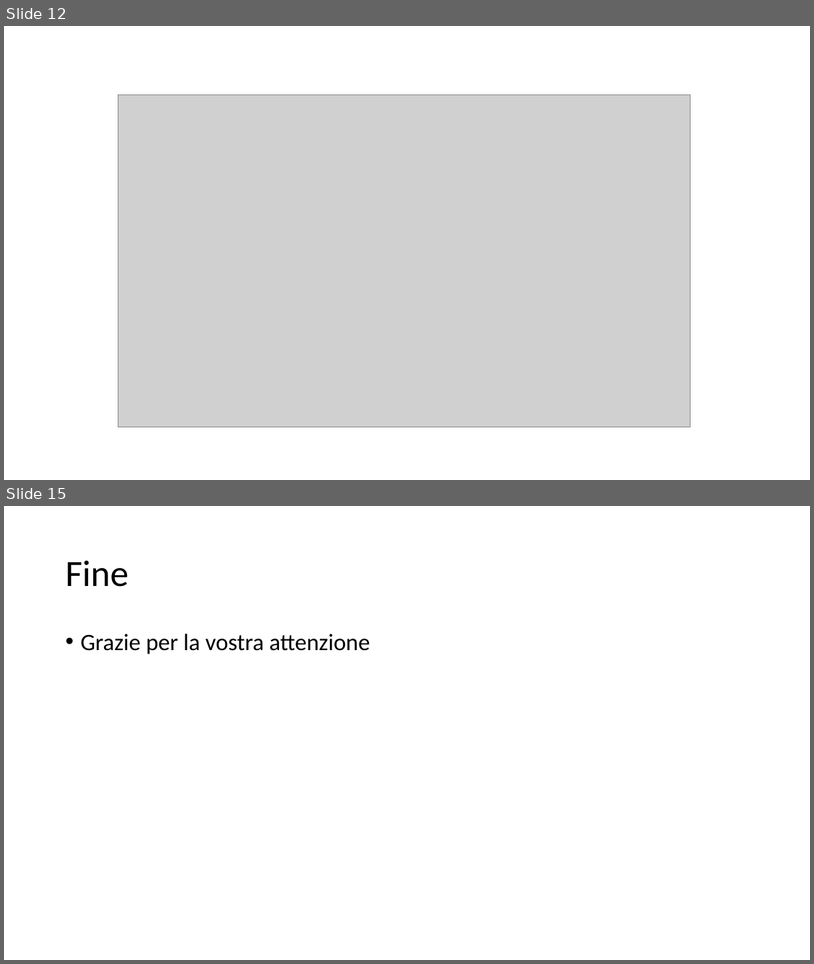
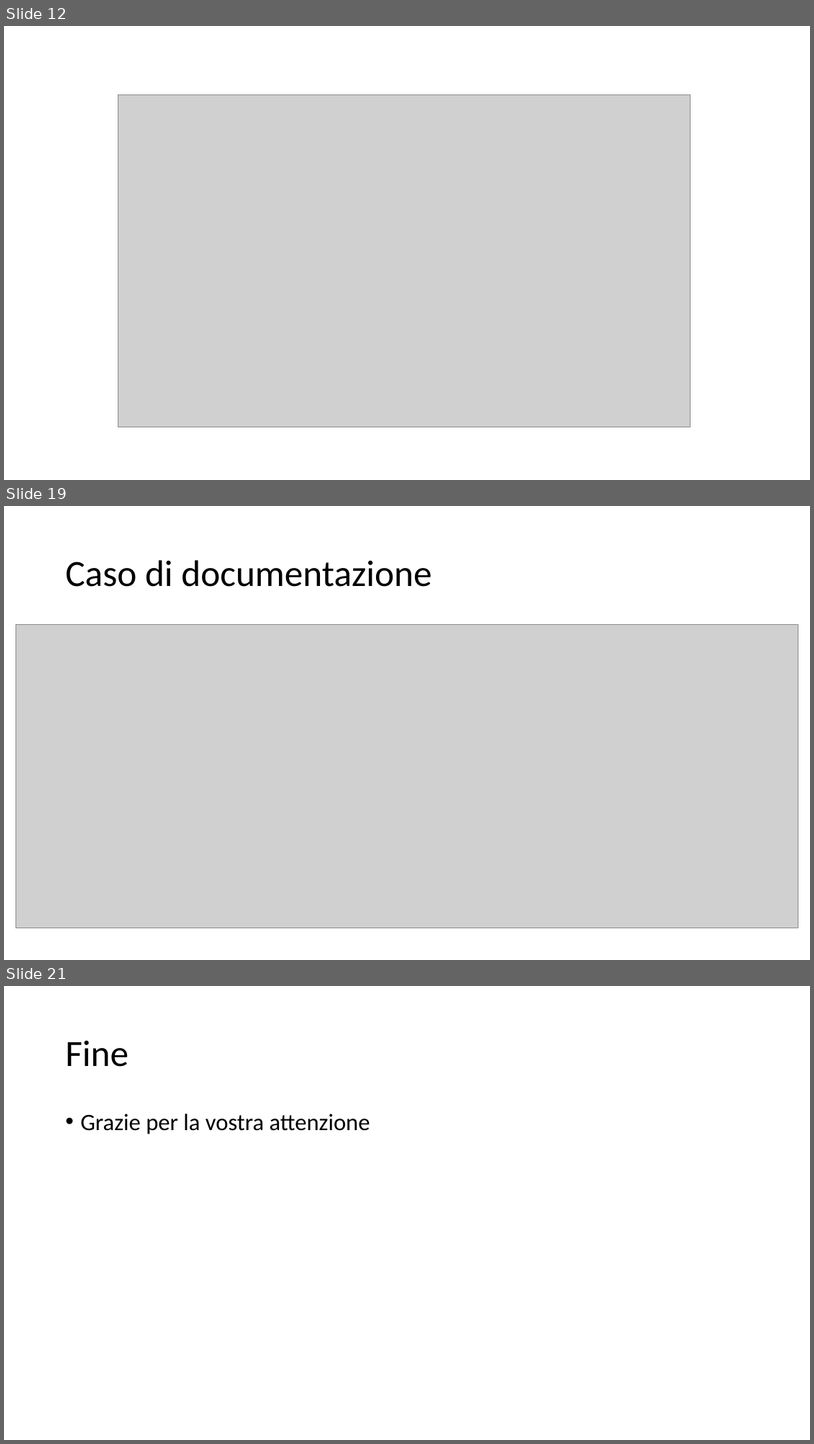
Before and after one commit to bryanbeffa/Knowledge-Base, a slide deck: Presentation/Knowledge Base.pptx. Shown one above the other, each under a label of ours: slides 12 and 15 before the commit, slides 12, 19 and 21 after it; the slides between them are not shown. The pictures are 814x964 and 814x1444 pixels, drawn with LibreOffice and Linux fonts; fonts in the diff are those of the drawing; grey boxes stand for pictures. Boxes give left, top, right and bottom in pixels: in the first picture for what was removed or moved away, otherwise in the second. Text is boxed around its words. In the diff, an @@ line names an element or a change of style, - is before the commit and + after.

```diff
--- a/Presentation/Knowledge Base.pptx
+++ b/Presentation/Knowledge Base.pptx
@@ slide 19 added at [4, 506, 810, 960], background #FFFFFF @@
@@ title added at [65, 560, 432, 587], 44 pt, text #000000 @@
+Caso di documentazione
@@ picture added at [16, 625, 798, 928] @@
@@ what was slide 15 is now slide 21 @@
```
Also in this commit, not shown: 1 slide changed, 6 other slides added, 1 slide removed.
